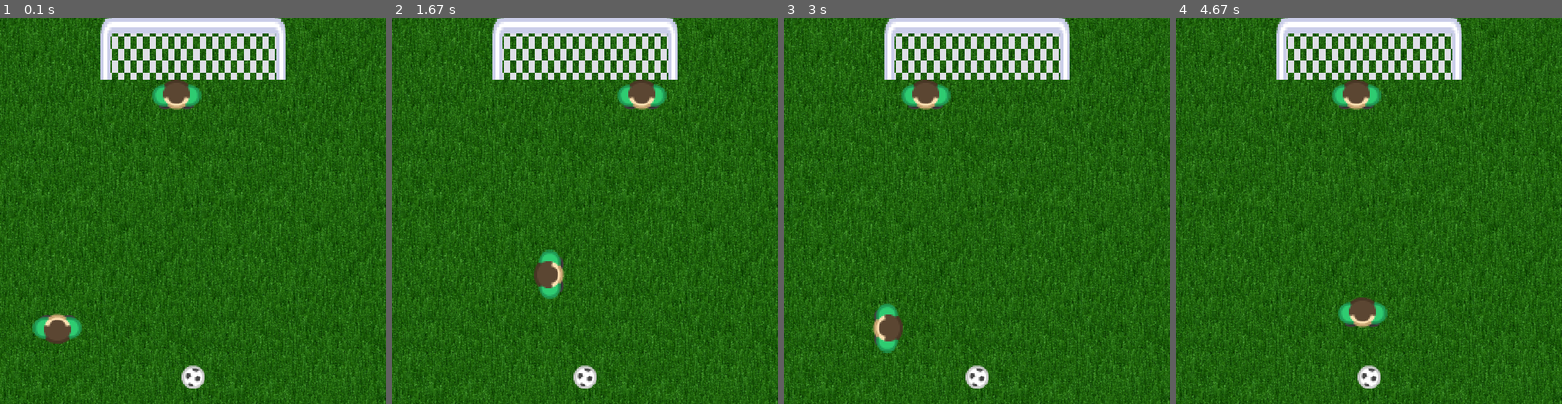
Above: before the commit, frames 1-4 (left to right).
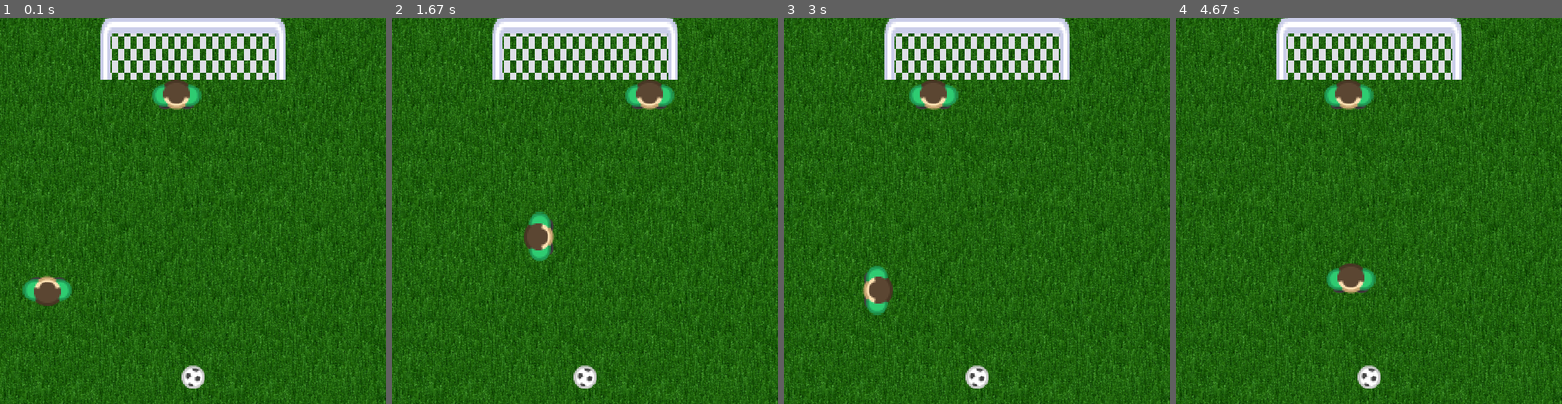
Above: after the commit, the same moments.

Repository: tara-nguyen/PyGame
Game: pygame game, started from MyFirstGameUsingClassesVer3.py
Two runs of this game, one before a commit and one after it. Both use one fixed random seed, a clock stepped at 60 frames per second and the inputs below.
Inputs:
- Up to frame 1 (0.1 s): no input
- Up to frame 2 (1.67 s): tap S at 0.33 s; hold Right 0.67-1.13 s; tap Space at 0.73, 1.03, 1.23, 1.57 s; hold Up 1.17-1.47 s; hold Right from 1.5 s (still down)
- Up to frame 3 (3 s): tap Space at 1.87, 2.07, 2.37, 2.63, 2.97 s; release Right at 1.97 s; hold Left 2-2.53 s; hold Down 2.57-2.87 s; hold Left from 2.9 s (still down)
- Up to frame 4 (4.67 s): tap Space at 3.27, 3.4, 3.8, 4.1, 4.47 s; release Left at 3.3 s; hold Up 3.33-3.7 s; hold Right 3.73-4.37 s; hold Down from 4.4 s (still down)

The runs differ from the first frame. In frame 1, 1.5% of the frame differs, in the area x 5-22%, y 66-85%; in frame 2, 2.2%; in frame 3, 2.2%; in frame 4, 2.3%, in the area x 38-55%, y 16-81%.

Commit message:
Update PlayerClasses.py
- Add footSize and bodySize attributes
- Modify kickingBall() method so that the kicking motion doesn't start until player is close enough to ball

Diff:
--- a/PlayerClasses.py
+++ b/PlayerClasses.py
@@ -22,14 +22,16 @@
         '''This function initializes the class and sets its core attributes.'''
         np.Game.__init__(self, screenSize)   # initialize the parent class
         self.lFoot, self.rFoot, self.body = [None] * 3
+        self.footSize = 20, 25
+        self.bodySize = 64, 40
         self.strongFoot = random.choice(['lFoot', 'rFoot'])
         self.touchedBall = False
 
     def load(self, imageName1, imageName2):
         '''This function loads images of the player's foot and body into PyGame
         and rotates them 90 degrees counterclockwise.'''
-        self.lFoot = self.loadImage(imageName1, 25, 20)
-        self.body = self.loadImage(imageName2, 40, 64)
+        self.lFoot = self.loadImage(imageName1,self.footSize[1],self.footSize[0])
+        self.body = self.loadImage(imageName2, self.bodySize[1],self.bodySize[0])
         # rotate 90 degrees clockwise
         self.lFoot = pygame.transform.rotate(self.lFoot, 90)
         self.rFoot = self.lFoot
@@ -41,9 +43,9 @@
         self.bodyStartCenter = self.bodyStart.get_rect().center
 
     def setFootStartPos(self):
-        '''This function sets the positions where the feet will be drawn,
-        assuming that the player will be facing upward at the start of
-        the program.'''
+        '''This function sets the positions where the feet will be
+        drawn, assuming that the player will be facing upward at the
+        start of the program.'''
         # coordinates of the body center at the start of the program (i.e.,
         # before any change/movement has been made)
         self.bodyCenterPos = (self.bodyStartPos[0]+self.bodyStartCenter[0],
@@ -146,7 +148,7 @@
         # coordinates of the corners if the player were/is facing upward
         corner1 = (bodyCenterPos[0]-self.bodyStartCenter[0],
                    bodyCenterPos[1]-self.bodyStartCenter[1]+extraPix)
-        corner2 = corner1[0]+self.bodyStartCenter[0]*2, corner1[1]
+        corner2 = corner1[0]+self.bodySize[0], corner1[1]
         corner3 = corner1[0], corner1[1]+(self.bodyStartCenter[1]-extraPix)*2
         corner4 = corner2[0], corner3[1]
         corners = [corner1, corner2, corner3, corner4]
@@ -261,6 +263,8 @@
                 direction, self.getCenterPos()[2], ball.getCenterPos(),
                 screenSize=(self.screenWidth,self.screenHeight),
                 objCenter=self.getCenter()[1])
+        else:
+            newCenterPos = self.getCenterPos()[2]
         if newCenterPos != self.getCenterPos()[2]:
             self.moved = True
             moveX, moveY = self.getDistMoved(newCenterPos)
@@ -315,7 +319,9 @@
         else:
             self.touchedBall = False
         if newKFootCenterPos != kFootCenterPos:
-            if (gk and self.touchedBall) or ((not gk) and (not ball.gkCaught)):
+            if (gk and self.touchedBall) or \
+               ((not gk) and (not ball.gkCaught) and \
+                (self.getDistToBall(ball)[2] <= minDist * 1.5)):
                 if kickingFoot == 'lFoot':
                     newCenterPos = newKFootCenterPos, self.getCenterPos()[1]
                     rotate = kFootRotate, currentRot
@@ -404,9 +410,8 @@
     def __init__(self, screenSize):
         '''This function initializes the class and sets its core attributes.'''
         Player.__init__(self, screenSize)   # initialize the parent class
-        bodyStartPosX = random.uniform(20, self.screenWidth-96)
-        bodyStartPosY = random.uniform(self.screenHeight-150,
-                                       self.screenHeight-100)
+        bodyStartPosX = random.uniform(5, self.screenWidth-5-self.bodySize[0])
+        bodyStartPosY = random.uniform(100,self.screenHeight-5-self.bodySize[1])
         self.bodyStartPos = bodyStartPosX, bodyStartPosY
         self.startRot = 0
         self.moved = False
